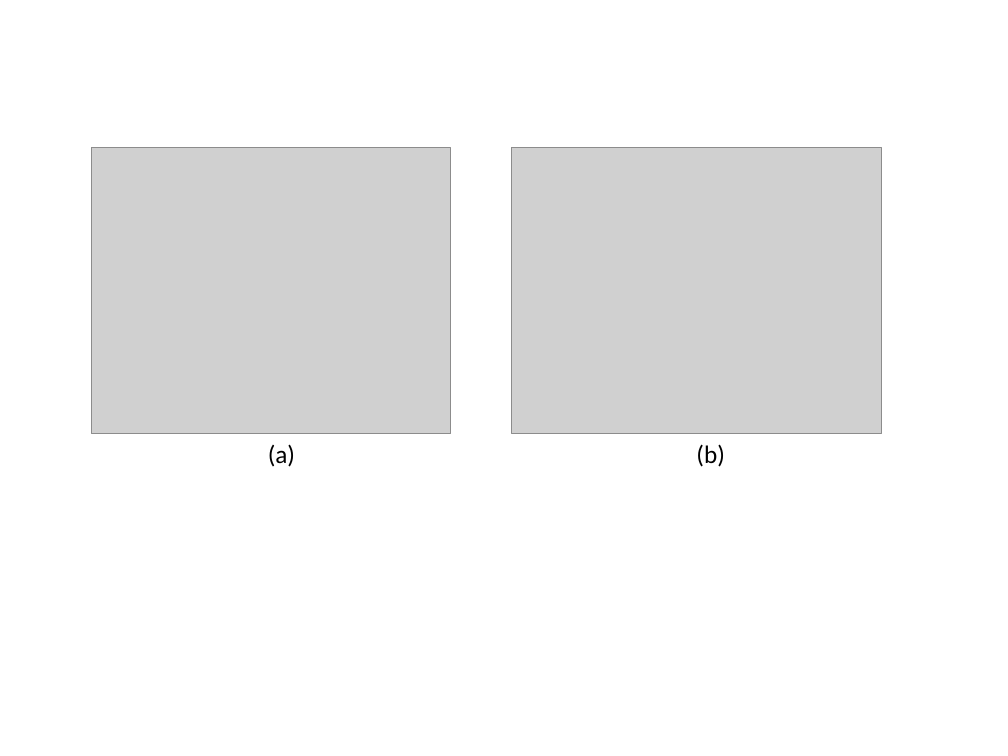
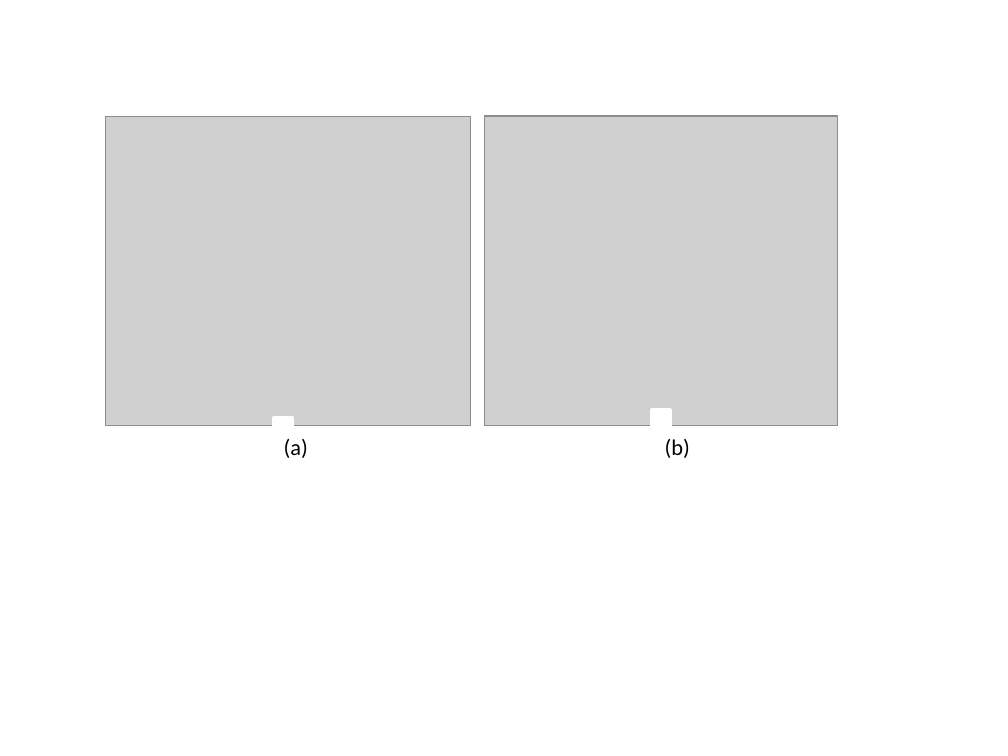
Before and after one commit to mboboUSTC/SCNN, a slide deck: slide 1 of paper/figures/FigVar/FigVar.pptx. Drawn at 1008x756 pixels with LibreOffice and Linux fonts; fonts in the diff are those of the drawing; grey boxes stand for pictures. Boxes give left, top, right and bottom in pixels: in the first picture for what was removed or moved away, otherwise in the second. Text is boxed around its words. In the diff, an @@ line names an element or a change of style, - is before the commit and + after.

```diff
--- a/paper/figures/FigVar/FigVar.pptx
+++ b/paper/figures/FigVar/FigVar.pptx
@@ picture: place and size @@
-picture at box(92, 148, 452, 433)
+picture at box(106, 116, 471, 425)
@@ picture: place and size @@
-picture at box(512, 148, 882, 433)
+picture at box(485, 116, 838, 425)
@@ rectangle added at box(274, 417, 293, 433), fill #FFFFFF, outline #FFFFFF 2 pt @@
@@ rectangle added at box(651, 409, 670, 425), fill #FFFFFF, outline #FFFFFF 2 pt @@
@@ text "(a)": place and size @@
-text "(a)" at box(268, 444, 295, 467)
+text "(a)" at box(284, 439, 308, 458)
@@ text "(a)" at box(284, 439, 308, 458): size 18 to 16 pt @@
@@ text "(b)" at box(665, 439, 690, 458): size 18 to 16 pt @@
@@ text "(b)": place and size @@
-text "(b)" at box(696, 444, 724, 467)
+text "(b)" at box(665, 439, 690, 458)
```
Also in this commit, not shown: 31 other files.
